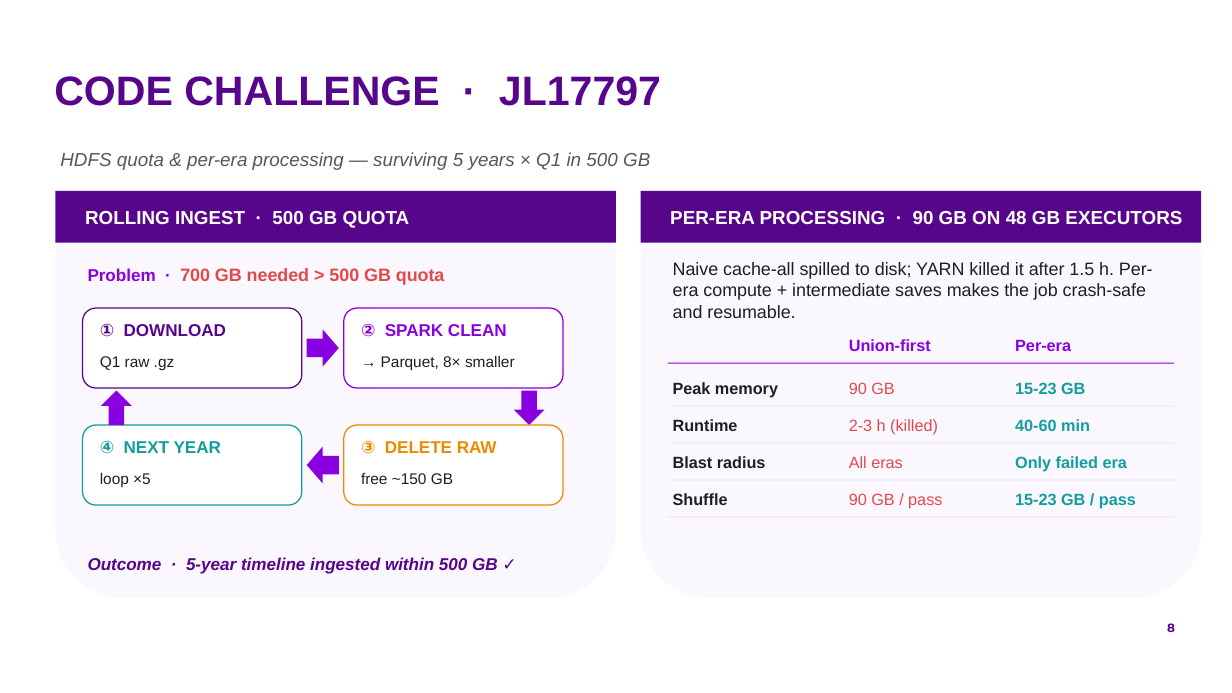
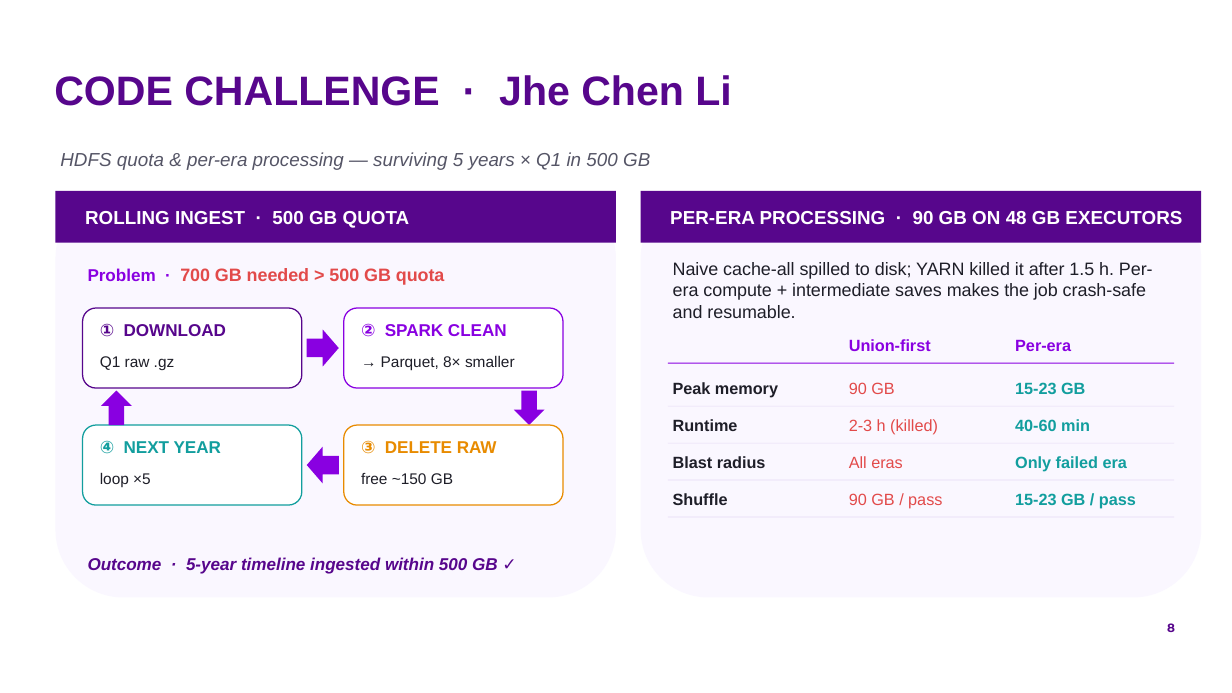
Before and after one commit to by2566-hash/OSS_Pulse, a slide deck: slide 8 of report/presentation/group9_oss_pulse.pptx. Drawn at 1232x693 pixels with LibreOffice and Linux fonts; fonts in the diff are those of the drawing; background and template pictures are left out. Boxes give left, top, right and bottom in pixels: in the first picture for what was removed or moved away, otherwise in the second. Text is boxed around its words. In the diff, an @@ line names an element or a change of style, - is before the commit and + after.

```diff
--- a/report/presentation/group9_oss_pulse.pptx
+++ b/report/presentation/group9_oss_pulse.pptx
@@ title at [54,75,731,106]: text changed @@
-CODE CHALLENGE · JL17797
+CODE CHALLENGE · Jhe Chen Li
```
Also in this commit, not shown: 13 other slides changed, 2 slides added, 1 slide removed, 3 other files.
